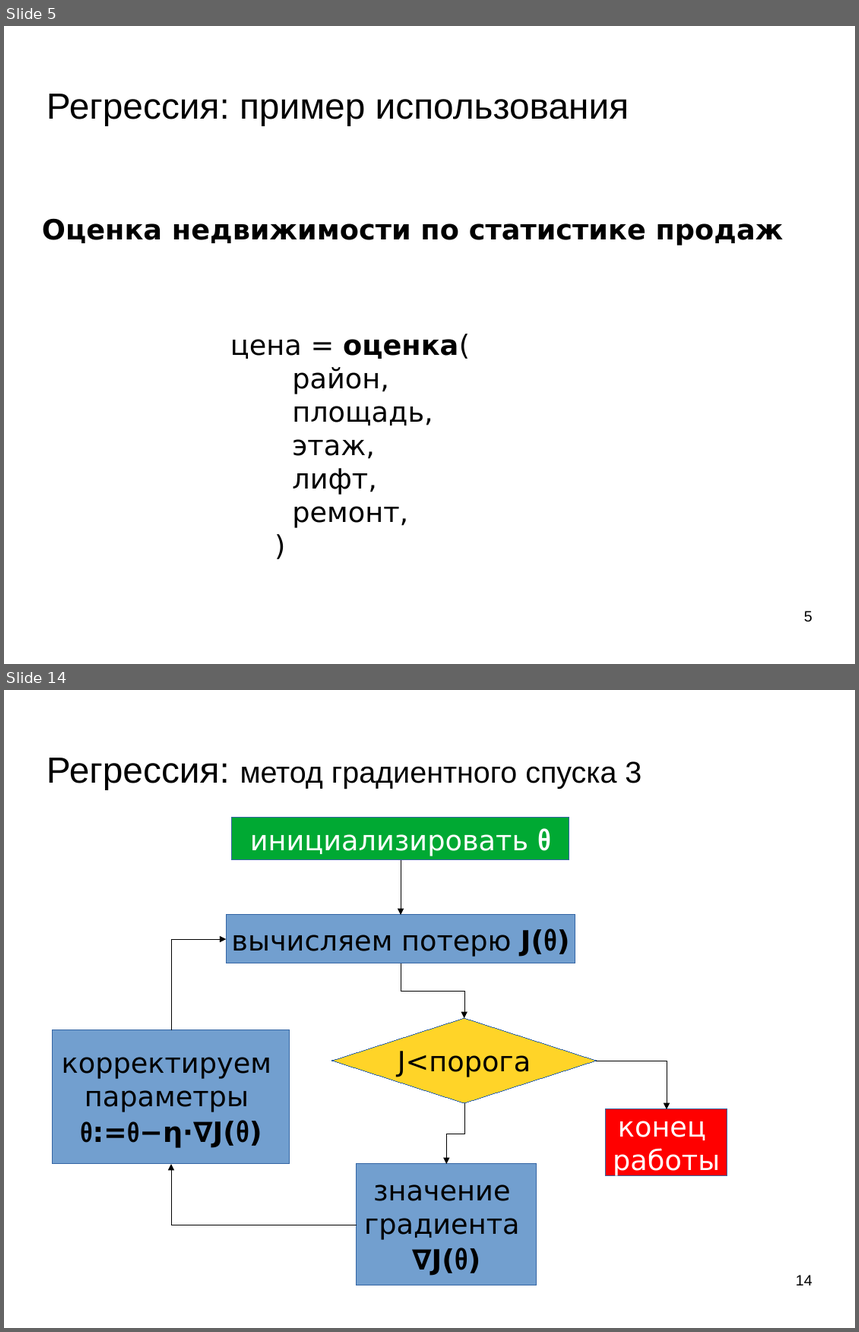
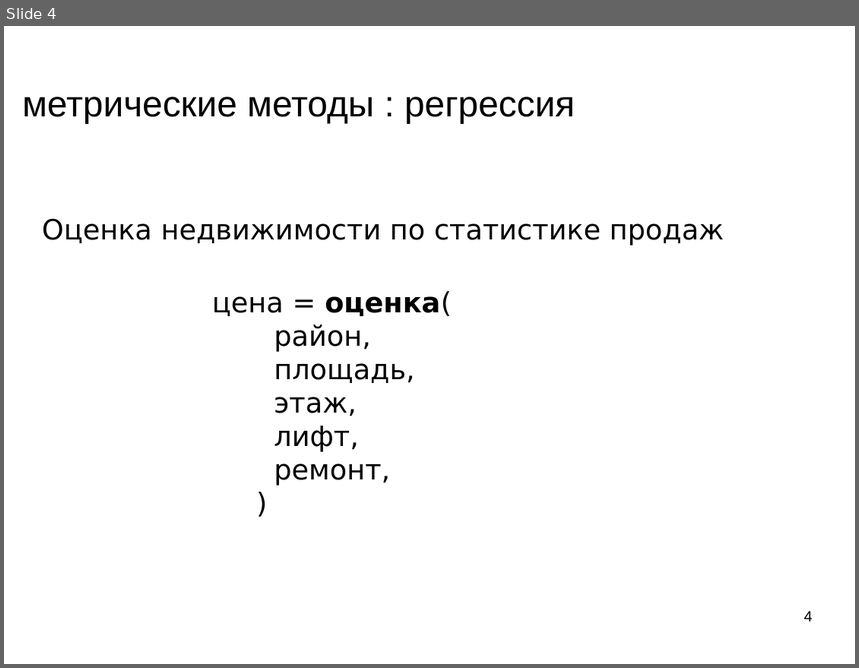
Before and after one commit to mechanoid5/ml_lectorium_legacy, a slide deck: 05-regression-metric.odp. Shown one above the other, each under a label of ours: slides 5 and 14 before the commit, slide 4 after it; the slides between them are not shown. The pictures are 859x1332 and 859x668 pixels, drawn with LibreOffice and Linux fonts; fonts in the diff are those of the drawing; background and template pictures are left out. Boxes give left, top, right and bottom in pixels: in the first picture for what was removed or moved away, otherwise in the second. Text is boxed around its words. In the diff, an @@ line names an element or a change of style, - is before the commit and + after.

```diff
--- a/05-regression-metric.odp
+++ b/05-regression-metric.odp
@@ slide 14 removed at [4,690,855,1328], background picture (left out) @@
@@ title removed at [47,758,642,790] @@
-Регрессия: метод градиентного спуска 3
@@ rectangle removed at [232,818,569,860] @@
-инициализировать θ
@@ elbow arrow removed from (401, 860) to (401, 915) @@
@@ rectangle removed at [227,915,576,964] @@
-вычисляем потерю J(θ)
@@ elbow arrow removed from (172, 1030) to (227, 939) @@
@@ elbow arrow removed from (401, 964) to (465, 1018) @@
@@ rectangle removed at [53,1030,290,1164] @@
-корректируем
-параметры
-θ:=θ−η⋅∇J(θ)
@@ diamond removed at [332,1018,597,1103] @@
-J<порога
@@ elbow arrow removed from (597, 1061) to (667, 1110) @@
@@ elbow arrow removed from (465, 1103) to (446, 1164) @@
@@ rectangle removed at [607,1110,728,1176] @@
-конец
-работы
@@ elbow arrow removed from (357, 1225) to (172, 1164) @@
@@ rectangle removed at [357,1164,537,1286] @@
-значение
-градиента
-∇J(θ)
@@ page number removed at [796,1275,813,1286] @@
-14
@@ what was slide 5 is now slide 4 @@
@@ slide 4 changed as well @@
@@ title removed at [47,94,629,126] @@
-Регрессия: пример использования
@@ title added at [22,97,575,124], 33.9 pt, text #000000 @@
+метрические методы : регрессия
@@ text "Оценка недвижимости по статистике продаж" at [42,218,724,246]: bold off @@
@@ text "цена = оценка(": place and size @@
-text "цена = оценка(" at [230,334,470,528]
+text "цена = оценка(" at [212,291,452,486]
@@ page number at [804,611,813,622]: text changed @@
-5
+4
```
Also in this commit, not shown: 2 other slides changed, 13 slides added, 17 other slides removed, 3 other files.
